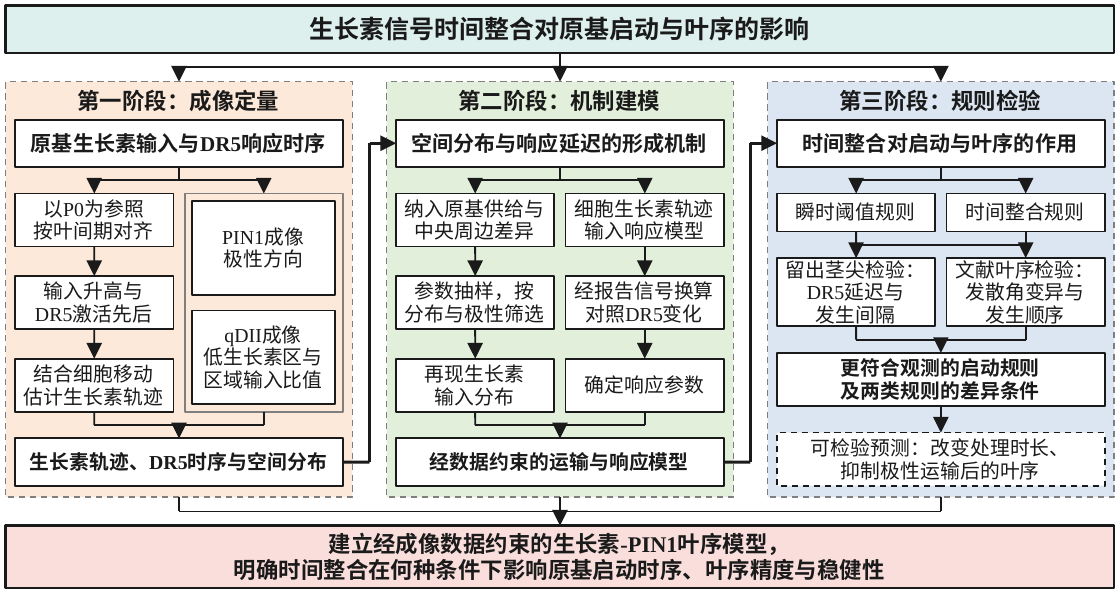
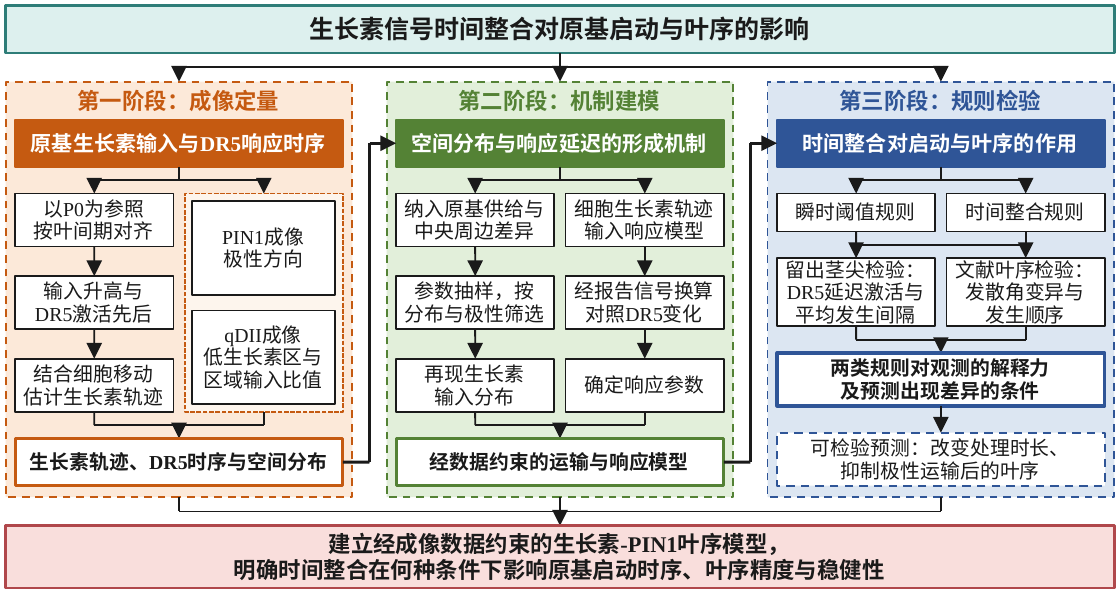
Before and after one commit to Aria0516/model, a slide deck: slide 1 of figures/prior_work/ppt/fig2-1_roadmap.pptx. Drawn at 1120x594 pixels with LibreOffice and Linux fonts; fonts in the diff are those of the drawing. Boxes give left, top, right and bottom in pixels: in the first picture for what was removed or moved away, otherwise in the second. Text is boxed around its words. In the diff, an @@ line names an element or a change of style, - is before the commit and + after.

```diff
--- a/figures/prior_work/ppt/fig2-1_roadmap.pptx
+++ b/figures/prior_work/ppt/fig2-1_roadmap.pptx
@@ rectangle "生长素信号时间整合对原基启动与叶序的影响" at box(6, 6, 1114, 53): outline #1A1A1A 0.9 pt to #2E7D78 1 pt @@
@@ text "第一阶段：成像定量" at box(77, 90, 279, 111): text colour #1A1A1A to #C55A11 @@
@@ rectangle at box(6, 81, 352, 497): outline #7F7F7F 0.6 pt dashed to #C55A11 0.75 pt dashed @@
@@ text "第二阶段：机制建模" at box(458, 90, 660, 111): text colour #1A1A1A to #548235 @@
@@ rectangle at box(387, 81, 733, 497): outline #7F7F7F 0.6 pt dashed to #548235 0.75 pt dashed @@
@@ text "第三阶段：规则检验" at box(839, 90, 1041, 111): text colour #1A1A1A to #2F5597 @@
@@ rectangle at box(768, 81, 1114, 497): outline #7F7F7F 0.6 pt dashed to #2F5597 0.75 pt dashed @@
@@ rectangle "原基生长素输入与DR5响应时序" at box(15, 119, 343, 167): text colour #1A1A1A to #FFFFFF; fill #FFFFFF to #C55A11; outline #1A1A1A 0.8 pt to #C55A11 0.8 pt @@
@@ rectangle "空间分布与响应延迟的形成机制" at box(396, 119, 724, 167): text colour #1A1A1A to #FFFFFF; fill #FFFFFF to #548235; outline #1A1A1A 0.8 pt to #548235 0.8 pt @@
@@ rectangle "时间整合对启动与叶序的作用" at box(777, 119, 1105, 167): text colour #1A1A1A to #FFFFFF; fill #FFFFFF to #2F5597; outline #1A1A1A 0.8 pt to #2F5597 0.8 pt @@
@@ rectangle at box(184, 193, 341, 411): fill none to #FFFFFF at 55% opacity; outline #7F7F7F 0.6 pt to #C55A11 0.6 pt dashed @@
@@ text in rectangle at box(787, 284, 924, 328): text changed @@
-DR5延迟与
-发生间隔
+DR5延迟激活与
+平均发生间隔
@@ rectangle "两类规则对观测的解释力" at box(777, 352, 1105, 406): outline #1A1A1A 0.8 pt to #2F5597 1.2 pt @@
@@ text in rectangle at box(831, 358, 1050, 400): text changed @@
-更符合观测的启动规则
-及两类规则的差异条件
+两类规则对观测的解释力
+及预测出现差异的条件
@@ rectangle "生长素轨迹、DR5时序与空间分布" at box(15, 438, 343, 485): outline #1A1A1A 0.8 pt to #C55A11 1.2 pt @@
@@ rectangle "经数据约束的运输与响应模型" at box(396, 438, 724, 485): outline #1A1A1A 0.8 pt to #548235 1.2 pt @@
@@ rectangle "可检验预测：改变处理时长、" at box(777, 432, 1105, 485): outline #1A1A1A 0.6 pt dashed to #2F5597 0.8 pt dashed @@
@@ rectangle "建立经成像数据约束的生长素-PIN1叶序模型，" at box(6, 525, 1114, 587): outline #1A1A1A 0.9 pt to #B0474B 1 pt @@
```
Also in this commit, not shown: 2 other files.
